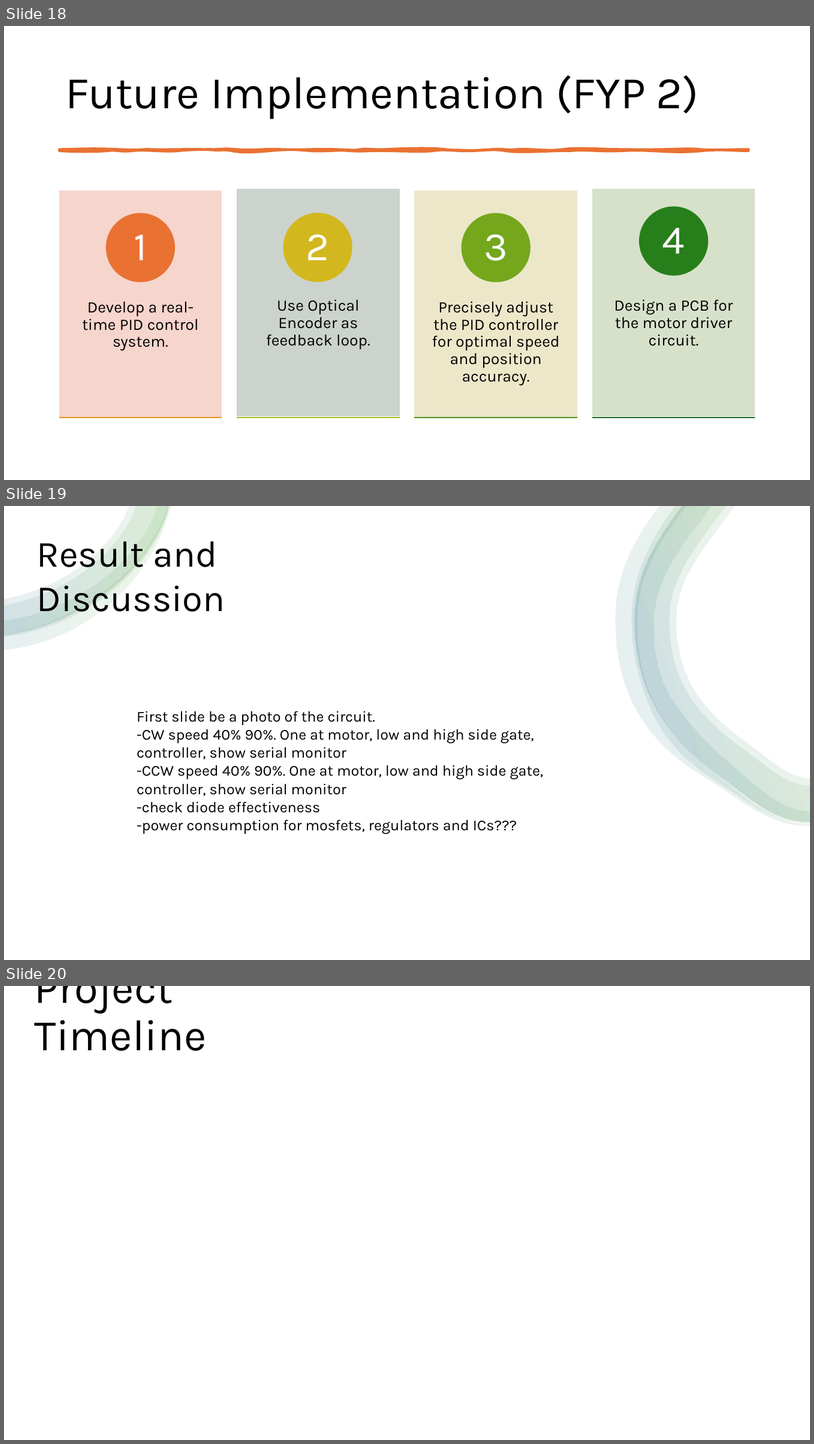
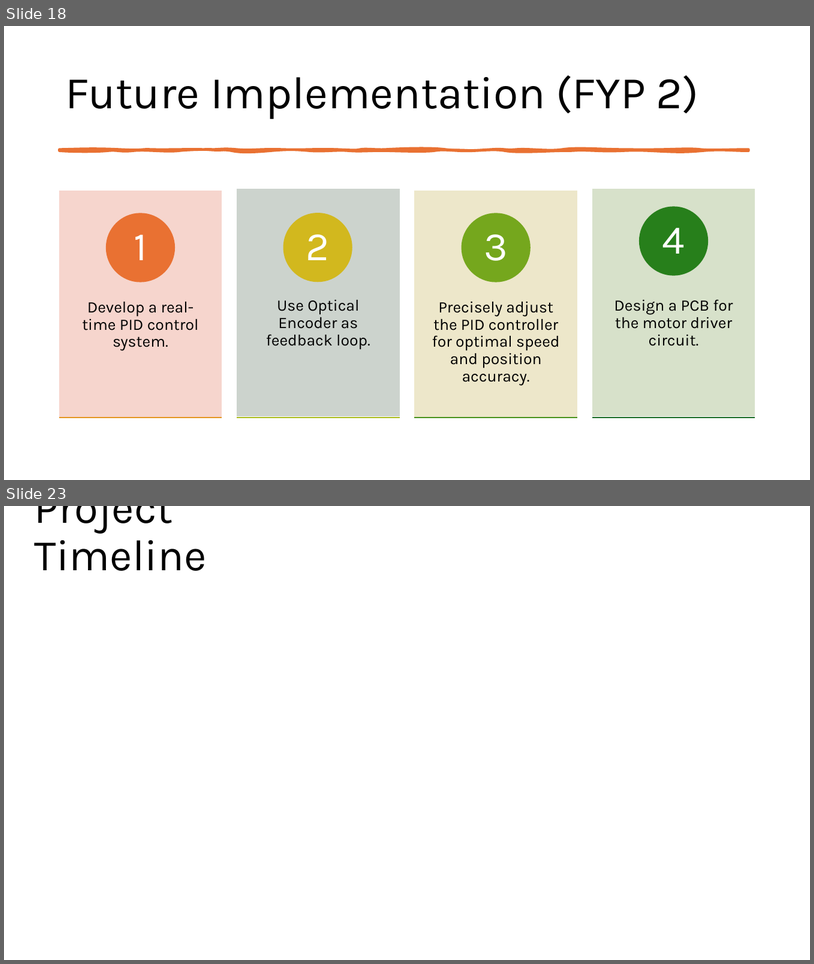
Before and after one commit to BashirAbu/FYP, a slide deck: FYP_1/presentation/FYP1.pptx. Shown one above the other, each under a label of ours: slides 18, 19 and 20 before the commit, slides 18 and 23 after it; the slides between them are not shown. The pictures are 814x1444 and 814x964 pixels, drawn with LibreOffice and Linux fonts; fonts in the diff are those of the drawing; background and template pictures are left out. Boxes give left, top, right and bottom in pixels: in the first picture for what was removed or moved away, otherwise in the second. Text is boxed around its words. In the diff, an @@ line names an element or a change of style, - is before the commit and + after.

Commit message:
first draft pres

```diff
--- a/FYP_1/presentation/FYP1.pptx
+++ b/FYP_1/presentation/FYP1.pptx
@@ slide 19 removed at <box>4,506,810,960</box>, background #FFFFFF @@
@@ rectangle removed at <box>4,506,810,960</box> @@
@@ group removed at <box>4,506,170,649</box>: 4 freeform shapes @@
@@ group removed at <box>615,506,810,825</box>: 4 freeform shapes @@
@@ text removed at <box>37,534,225,620</box> @@
-Result and Discussion
@@ text removed at <box>137,711,544,834</box> @@
-First slide be a photo of the circuit.
--CW speed 40% 90%. One at motor, low and high side gate, controller, show serial monitor
--CCW speed 40% 90%. One at motor, low and high side gate, controller, show serial monitor
--check diode effectiveness
--power consumption for mosfets, regulators and ICs???
@@ what was slide 20 is now slide 23 @@
```
Also in this commit, not shown: 2 slides changed, 6 slides added, 2 other slides removed, 3 other files.
